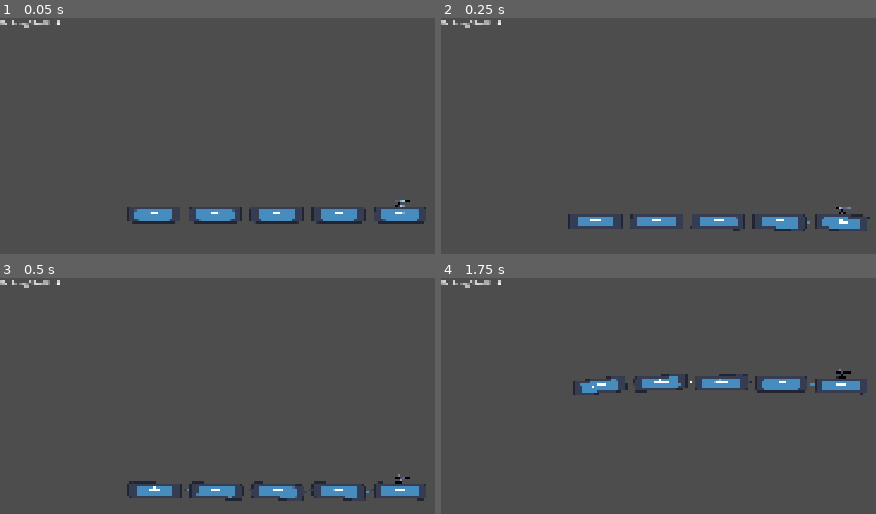
Above: before the commit, frames 1-4 (two rows, left to right).
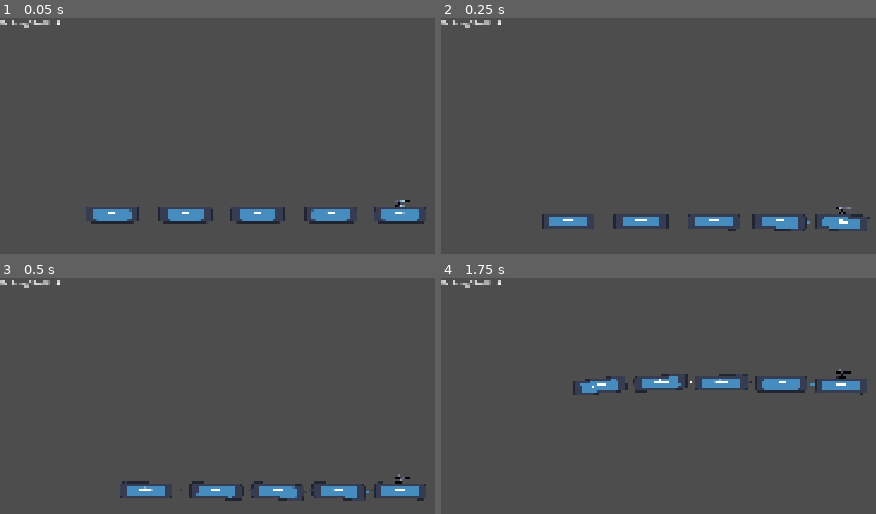
Above: after the commit, the same moments.

Repository: g3evorz/Gameseed-2026
Game: Godot game, scene res://Scenes/main.tscn
Two runs of this game, one before a commit and one after it. Both use one fixed random seed, a clock stepped at 60 frames per second and the inputs below. The engine's default icon, where the game draws it, is replaced by a stand-in: a white triangle on a blue panel in a dark square.
Inputs:
- Up to frame 1 (0.05 s): no input
- Up to frame 2 (0.25 s): no input
- Up to frame 3 (0.5 s): no input
- Up to frame 4 (1.75 s): hold Up (ui_up) from 0.53 s (still down)

The runs differ from the first frame. In frame 1, 2.8% of the frame differs, in the area x 20-85%, y 80-88%; in frame 2, 1.1%; in frame 3, 0.3%; in frame 4, nothing differs.

Commit message:
Fix gerbong pulling forward
fix gebong pulling forward while got detatched from it's coupler.

Diff:
--- a/Scenes/Levels/basicLandscapes.tscn
+++ b/Scenes/Levels/basicLandscapes.tscn
@@ -11,11 +11,14 @@
 scale = Vector2(1.8031046, 0.7511063)
 
 [node name="platform2" parent="." unique_id=1039624759 instance=ExtResource("1_5wop5")]
-position = Vector2(994, -630)
+position = Vector2(1782, -600)
+scale = Vector2(2.2800012, 1)
 
 [node name="platform3" parent="." unique_id=832513540 instance=ExtResource("1_5wop5")]
-position = Vector2(1669.9999, -370)
+position = Vector2(3049, -325)
 scale = Vector2(1.8764838, 0.7656396)
 
 [node name="VisibleOnScreenNotifier2D" type="VisibleOnScreenNotifier2D" parent="." unique_id=60705751]
-position = Vector2(2559, -376)
+position = Vector2(3938, -331)
+
+[connection signal="screen_exited" from="VisibleOnScreenNotifier2D" to="." method="_on_visible_on_screen_notifier_2d_screen_exited"]
--- /dev/null
+++ b/Scenes/Obstacle/roket.tscn
@@ -0,0 +1,3 @@
+[gd_scene format=3 uid="uid://d0bfa5ssa4kpp"]
+
+[node name="Roket" type="Node2D" unique_id=43891448]
--- a/Scenes/main.tscn
+++ b/Scenes/main.tscn
@@ -38,6 +38,54 @@
 
 [node name="CanvasLayer" type="CanvasLayer" parent="." unique_id=2120541488]
 process_mode = 3
+
+[node name="PauseMenu" type="Control" parent="CanvasLayer" unique_id=1041411612]
+visible = false
+layout_mode = 3
+anchors_preset = 0
+offset_right = 40.0
+offset_bottom = 40.0
+
+[node name="ColorRect" type="ColorRect" parent="CanvasLayer/PauseMenu" unique_id=1895378571]
+layout_mode = 0
+offset_right = 1920.0
+offset_bottom = 1080.0
+color = Color(0, 0, 0, 0.32156864)
+
+[node name="PauseLabel" type="Label" parent="CanvasLayer/PauseMenu" unique_id=1518707505]
+layout_mode = 0
+offset_left = 772.0
+offset_top = 176.0
+offset_right = 1172.0
+offset_bottom = 259.0
+theme_override_font_sizes/font_size = 60
+text = "PAUSE MENU "
+horizontal_alignment = 1
+vertical_alignment = 1
+
+[node name="VBoxContainer" type="VBoxContainer" parent="CanvasLayer/PauseMenu/PauseLabel" unique_id=1448723986]
+custom_minimum_size = Vector2(300, 400)
+layout_mode = 0
+offset_left = 52.0
+offset_top = 242.0
+offset_right = 352.0
+offset_bottom = 642.0
+theme_override_constants/separation = 30
+
+[node name="Resume" type="Button" parent="CanvasLayer/PauseMenu/PauseLabel/VBoxContainer" unique_id=712932605]
+layout_mode = 2
+theme_override_font_sizes/font_size = 40
+text = "RESUME"
+
+[node name="Retry" type="Button" parent="CanvasLayer/PauseMenu/PauseLabel/VBoxContainer" unique_id=477364473]
+layout_mode = 2
+theme_override_font_sizes/font_size = 40
+text = "RETRY"
+
+[node name="Exit" type="Button" parent="CanvasLayer/PauseMenu/PauseLabel/VBoxContainer" unique_id=2064784973]
+layout_mode = 2
+theme_override_font_sizes/font_size = 40
+text = "EXIT"
 
 [node name="GameOver" type="Control" parent="CanvasLayer" unique_id=134540017]
 layout_mode = 3
@@ -90,54 +138,6 @@
 theme_override_font_sizes/font_size = 30
 text = "RETRY"
 
-[node name="PauseMenu" type="Control" parent="CanvasLayer" unique_id=1041411612]
-visible = false
-layout_mode = 3
-anchors_preset = 0
-offset_right = 40.0
-offset_bottom = 40.0
-
-[node name="ColorRect" type="ColorRect" parent="CanvasLayer/PauseMenu" unique_id=1895378571]
-layout_mode = 0
-offset_right = 1920.0
-offset_bottom = 1080.0
-color = Color(0, 0, 0, 0.32156864)
-
-[node name="PauseLabel" type="Label" parent="CanvasLayer/PauseMenu" unique_id=1518707505]
-layout_mode = 0
-offset_left = 772.0
-offset_top = 176.0
-offset_right = 1172.0
-offset_bottom = 259.0
-theme_override_font_sizes/font_size = 60
-text = "PAUSE MENU "
-horizontal_alignment = 1
-vertical_alignment = 1
-
-[node name="VBoxContainer" type="VBoxContainer" parent="CanvasLayer/PauseMenu/PauseLabel" unique_id=1448723986]
-custom_minimum_size = Vector2(300, 400)
-layout_mode = 0
-offset_left = 52.0
-offset_top = 242.0
-offset_right = 352.0
-offset_bottom = 642.0
-theme_override_constants/separation = 30
-
-[node name="Resume" type="Button" parent="CanvasLayer/PauseMenu/PauseLabel/VBoxContainer" unique_id=712932605]
-layout_mode = 2
-theme_override_font_sizes/font_size = 40
-text = "RESUME"
-
-[node name="Retry" type="Button" parent="CanvasLayer/PauseMenu/PauseLabel/VBoxContainer" unique_id=477364473]
-layout_mode = 2
-theme_override_font_sizes/font_size = 40
-text = "RETRY"
-
-[node name="Exit" type="Button" parent="CanvasLayer/PauseMenu/PauseLabel/VBoxContainer" unique_id=2064784973]
-layout_mode = 2
-theme_override_font_sizes/font_size = 40
-text = "EXIT"
-
-[connection signal="pressed" from="CanvasLayer/GameOver/Retry" to="." method="_on_btn_restart_pressed"]
 [connection signal="pressed" from="CanvasLayer/PauseMenu/PauseLabel/VBoxContainer/Retry" to="." method="_on_btn_restart_pressed"]
 [connection signal="pressed" from="CanvasLayer/PauseMenu/PauseLabel/VBoxContainer/Exit" to="." method="_on_btn_quit_pressed"]
+[connection signal="pressed" from="CanvasLayer/GameOver/Retry" to="." method="_on_btn_restart_pressed"]
--- /dev/null
+++ b/Script/Data/container_kayu.tres
@@ -0,0 +1,7 @@
+[gd_resource type="Resource" script_class="ObstacleData" format=3 uid="uid://b3eb6mfvn044l"]
+
+[ext_resource type="Script" uid="uid://brhx3skaebmcy" path="res://Script/System/ObstacleData.gd" id="1_o88cl"]
+
+[resource]
+script = ExtResource("1_o88cl")
+metadata/_custom_type_script = "uid://brhx3skaebmcy"
--- /dev/null
+++ b/Script/Data/pagar_besi.tres
@@ -0,0 +1,8 @@
+[gd_resource type="Resource" script_class="ObstacleData" format=3 uid="uid://bw6wnloibyrcs"]
+
+[ext_resource type="Script" uid="uid://brhx3skaebmcy" path="res://Script/System/ObstacleData.gd" id="1_prb50"]
+
+[resource]
+script = ExtResource("1_prb50")
+obstacle_type = 1
+metadata/_custom_type_script = "uid://brhx3skaebmcy"
--- /dev/null
+++ b/Script/Data/roket.tres
@@ -0,0 +1,7 @@
+[gd_resource type="Resource" script_class="ObstacleData" format=3 uid="uid://n6oa88amem4a"]
+
+[ext_resource type="Script" uid="uid://brhx3skaebmcy" path="res://Script/System/ObstacleData.gd" id="1_dqqjb"]
+
+[resource]
+script = ExtResource("1_dqqjb")
+metadata/_custom_type_script = "uid://brhx3skaebmcy"
--- a/Script/Kereta/Gerbong.gd
+++ b/Script/Kereta/Gerbong.gd
@@ -32,7 +32,18 @@
 	tersambung = false
 	sedang_aktif = false
 
+	var pos_global_lama = global_position
+	var rot_global_lama = global_rotation
+
 	set_as_top_level(true)
+
+	global_position = pos_global_lama
+	global_rotation = rot_global_lama
+
+
+	# Sentakan kehilangan momentum saat coupler putus, agar gerbong langsung
+	# terasa "ketinggalan" dari rangkaian, bukan terus melaju sekecepatan kereta.
+	velocity.x *= 0.4
 
 	if is_instance_valid(coupler_visual):
 		coupler_visual.visible = false
@@ -41,10 +52,10 @@
 	# --- 1. JIKA PUTUS SAMBUNGAN ---
 	if not tersambung or not sedang_aktif:
 		if is_on_floor():
-			#if game_manager != null:
-				#velocity.x = move_toward(velocity.x, -game_manager.current_world_speed, 600 * delta)
-			#else:
-			velocity.x = move_toward(velocity.x, 0, 600 * delta)
+			if game_manager != null:
+				velocity.x = move_toward(velocity.x, -game_manager.current_world_speed, 600 * delta)
+			else:
+				velocity.x = move_toward(velocity.x, 0, 600 * delta)
 
 		velocity.y += gravity * delta
 		move_and_slide()
@@ -114,19 +125,30 @@
 				arah_x = 1.0
 
 		# --- KINEMATIC TUG (PRIORITAS TINGGI: Jarak Sumbu X) ---
-		var benturan_tug: KinematicCollision2D = null
+		var akan_macet = false
 		var jarak_x_absolut = abs(vektor_jarak.x) # Isolasi perhitungan dari sumbu Y
 
 		if jarak_x_absolut > BATAS_MAKSIMUM_COUPLER:
 			var overstretch = jarak_x_absolut - BATAS_MAKSIMUM_COUPLER
-			benturan_tug = move_and_collide(Vector2(arah_x * overstretch, 0))
+			var KOREKSI_MAX_PER_FRAME = 6.0  # batasi agar tidak "snap" sekali jalan
+			var koreksi = min(overstretch, KOREKSI_MAX_PER_FRAME)
+			var gerak_tug = Vector2(arah_x * koreksi, 0)
+			var posisi_sebelum_dbg = global_position
+			if test_move(global_transform, gerak_tug):
+				akan_macet = true
+			else:
+				move_and_collide(gerak_tug)
 
 		elif jarak_x_absolut < BATAS_MINIMUM_COUPLER:
 			var overcompression = BATAS_MINIMUM_COUPLER - jarak_x_absolut
-			benturan_tug = move_and_collide(Vector2(-arah_x * overcompression, 0))
+			var gerak_tug2 = Vector2(-arah_x * overcompression, 0)
+			if test_move(global_transform, gerak_tug2):
+				akan_macet = true
+			else:
+				move_and_collide(gerak_tug2)
 
 		# --- PRIORITAS SEDANG: Penanganan Macet ---
-		if benturan_tug:
+		if akan_macet:
 			putus_sambungan()
 
 		# Hitung Ulang Titik Awal JIKA Kinematic Tug menggeser posisi gerbong
--- a/Script/Level.gd
+++ b/Script/Level.gd
@@ -8,5 +8,5 @@
 		position.x -= game_manager.current_world_speed * delta
 
 func _on_visible_on_screen_notifier_2d_screen_exited() -> void:
-	print("Platform Terhapus !")
+	print("Level Terhapus !")
 	queue_free()
Not shown, changed: Script/Kereta/Gerbong.gd.uid
